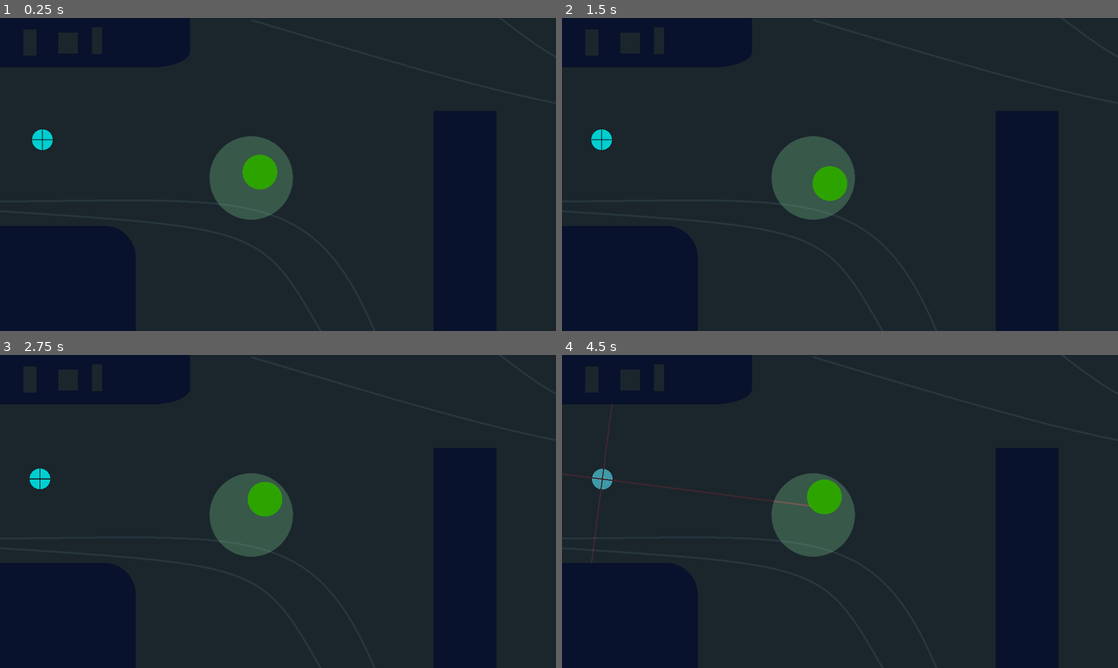
Above: before the commit, frames 1-4 (two rows, left to right).
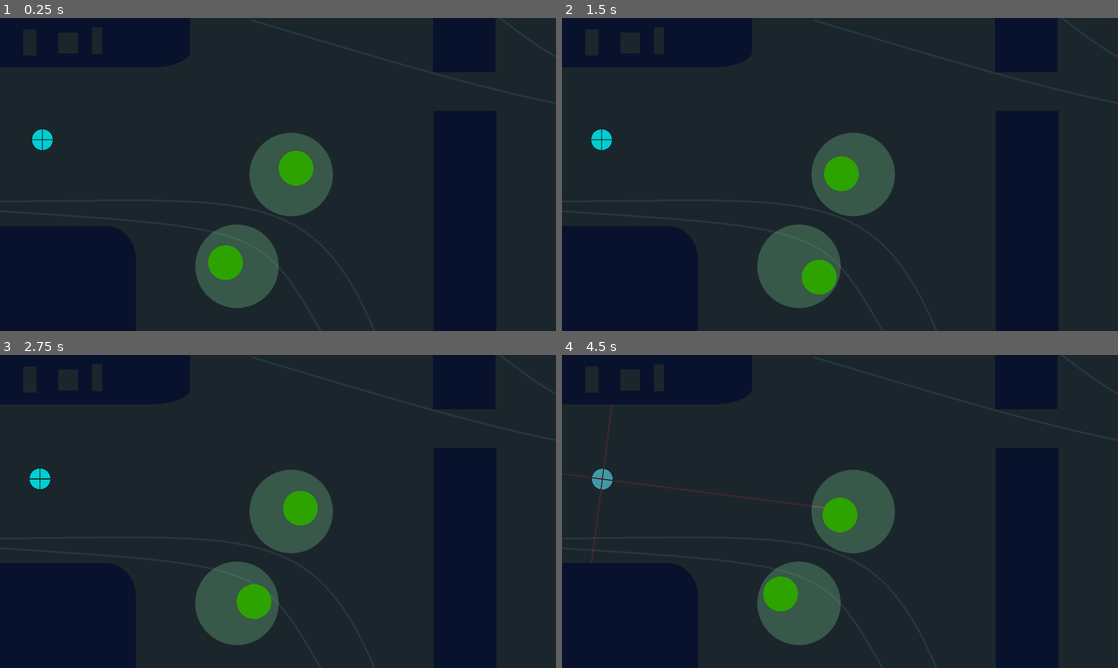
Above: after the commit, the same moments.

Repository: AkspertLemon/youAreAWeapon
Game: Godot game, scene res://levels/level_1.tscn
Two runs of this game, one before a commit and one after it. Both use one fixed random seed, a clock stepped at 60 frames per second and the inputs below.
Inputs:
- Up to frame 1 (0.25 s): no input
- Up to frame 2 (1.5 s): tap A (move_a) at 0.6 s; tap D (move_d) at 1.35 s
- Up to frame 3 (2.75 s): tap S (move_s) at 2.1 s
- Up to frame 4 (4.5 s): tap W (move_w) at 2.85 s; tap E (rot_e) at 3.6 s; tap Q (rot_q) at 4.35 s

The runs differ from the first frame. In frame 1, 7.5% of the frame differs, in the area x 35-60%, y 36-93%; in frame 2, 7.4%; in frame 3, 7.5%; in frame 4, 7.6%.

Commit message:
Making menu
Added visual buttons with no functionality
Added menu scrolling background

Diff:
--- /dev/null
+++ b/Menus/MainMenu.tscn
@@ -0,0 +1,130 @@
+[gd_scene load_steps=7 format=3 uid="uid://o6okcvuglucl"]
+
+[ext_resource type="Texture2D" uid="uid://cgquljdgmxpks" path="res://Assets/City Bg/1.png" id="1_3rt0a"]
+[ext_resource type="Texture2D" uid="uid://cb258qv2r6ibc" path="res://Assets/City Bg/2.png" id="2_5jxi7"]
+[ext_resource type="Texture2D" uid="uid://b7o84w81e788x" path="res://Assets/City Bg/3.png" id="3_sx8i5"]
+[ext_resource type="Texture2D" uid="uid://d2i75fi1i2iob" path="res://Assets/City Bg/4.png" id="4_gayqu"]
+[ext_resource type="Texture2D" uid="uid://bpqctfrunwei3" path="res://Assets/City Bg/5.png" id="5_pp780"]
+[ext_resource type="Theme" uid="uid://ccijbwjqi8i2p" path="res://Menus/menutheme.tres" id="6_2ga68"]
+
+[node name="Control" type="Control"]
+layout_mode = 3
+anchors_preset = 15
+anchor_right = 1.0
+anchor_bottom = 1.0
+grow_horizontal = 2
+grow_vertical = 2
+
+[node name="Node2D" type="Node2D" parent="."]
+position = Vector2(-6, 9.53674e-07)
+scale = Vector2(2.78214, 2.78214)
+
+[node name="Sky" type="Parallax2D" parent="Node2D"]
+repeat_size = Vector2(100, 0)
+autoscroll = Vector2(10, 0)
+ignore_camera_scroll = true
+
+[node name="1" type="Sprite2D" parent="Node2D/Sky"]
+texture_filter = 1
+position = Vector2(290, 162)
+texture = ExtResource("1_3rt0a")
+
+[node name="Bulidings1" type="Parallax2D" parent="Node2D"]
+repeat_size = Vector2(500, 1)
+autoscroll = Vector2(20, 0)
+ignore_camera_scroll = true
+
+[node name="2" type="Sprite2D" parent="Node2D/Bulidings1"]
+texture_filter = 1
+position = Vector2(290, 162)
+texture = ExtResource("2_5jxi7")
+
+[node name="Buildings2" type="Parallax2D" parent="Node2D"]
+repeat_size = Vector2(500, 1)
+autoscroll = Vector2(30, 0)
+ignore_camera_scroll = true
+
+[node name="3" type="Sprite2D" parent="Node2D/Buildings2"]
+texture_filter = 1
+position = Vector2(290, 162)
+texture = ExtResource("3_sx8i5")
+
+[node name="Buildings3" type="Parallax2D" parent="Node2D"]
+repeat_size = Vector2(500, 1)
+autoscroll = Vector2(40, 0)
+ignore_camera_scroll = true
+
+[node name="4" type="Sprite2D" parent="Node2D/Buildings3"]
+texture_filter = 1
+position = Vector2(290, 162)
+texture = ExtResource("4_gayqu")
+
+[node name="Buildings4" type="Parallax2D" parent="Node2D"]
+repeat_size = Vector2(500, 1)
+autoscroll = Vector2(50, 0)
+ignore_camera_scroll = true
+
+[node name="5" type="Sprite2D" parent="Node2D/Buildings4"]
+texture_filter = 1
+position = Vector2(290, 162.465)
+texture = ExtResource("5_pp780")
+
+[node name="Play" type="Button" parent="."]
+layout_mode = 1
+anchors_preset = 8
+anchor_left = 0.5
+anchor_top = 0.5
+anchor_right = 0.5
+anchor_bottom = 0.5
+offset_left = -609.0
+offset_top = -219.0
+offset_right = -360.0
+offset_bottom = -144.0
+grow_horizontal = 2
+grow_vertical = 2
+theme = ExtResource("6_2ga68")
+theme_override_font_sizes/font_size = 40
+text = "Play"
+
+[node name="Settings" type="Button" parent="."]
+layout_mode = 1
+anchors_preset = 8
+anchor_left = 0.5
+anchor_top = 0.5
+anchor_right = 0.5
+anchor_bottom = 0.5
+offset_left = -609.0
+offset_top = -132.0
+offset_right = -360.0
+offset_bottom = -57.0
+grow_horizontal = 2
+grow_vertical = 2
+theme = ExtResource("6_2ga68")
+theme_override_font_sizes/font_size = 40
+text = "Settings"
+
+[node name="Credits" type="Button" parent="."]
+layout_mode = 1
+anchors_preset = 8
+anchor_left = 0.5
+anchor_top = 0.5
+anchor_right = 0.5
+anchor_bottom = 0.5
+offset_left = -609.0
+offset_top = -44.0
+offset_right = -360.0
+offset_bottom = 31.0
+grow_horizontal = 2
+grow_vertical = 2
+theme = ExtResource("6_2ga68")
+theme_override_font_sizes/font_size = 40
+text = "Credits"
+
+[node name="GameName" type="Label" parent="."]
+layout_mode = 0
+offset_left = 286.0
+offset_top = 100.0
+offset_right = 865.0
+offset_bottom = 169.0
+theme_override_font_sizes/font_size = 50
+text = "This Game need a name"
--- /dev/null
+++ b/Menus/menutheme.tres
@@ -0,0 +1,45 @@
+[gd_resource type="Theme" load_steps=4 format=3 uid="uid://ccijbwjqi8i2p"]
+
+[sub_resource type="StyleBoxFlat" id="StyleBoxFlat_d8qf7"]
+bg_color = Color(0.413816, 0.734332, 0.940289, 1)
+border_width_left = 2
+border_width_top = 2
+border_width_right = 2
+border_width_bottom = 20
+border_color = Color(0.0612555, 0.263331, 0.377139, 1)
+corner_radius_top_left = 20
+corner_radius_top_right = 20
+corner_radius_bottom_right = 20
+corner_radius_bottom_left = 20
+corner_detail = 2
+
+[sub_resource type="StyleBoxFlat" id="StyleBoxFlat_asnux"]
+bg_color = Color(0.107567, 0.384651, 0.541207, 1)
+border_width_left = 2
+border_width_top = 2
+border_width_right = 2
+border_width_bottom = 20
+border_color = Color(0.0612555, 0.263331, 0.377139, 1)
+corner_radius_top_left = 20
+corner_radius_top_right = 20
+corner_radius_bottom_right = 20
+corner_radius_bottom_left = 20
+corner_detail = 2
+
+[sub_resource type="StyleBoxFlat" id="StyleBoxFlat_j5hwr"]
+bg_color = Color(0.413816, 0.734332, 0.940289, 1)
+border_width_left = 2
+border_width_top = 2
+border_width_right = 2
+border_width_bottom = 5
+border_color = Color(0.0612555, 0.263331, 0.377139, 1)
+corner_radius_top_left = 20
+corner_radius_top_right = 20
+corner_radius_bottom_right = 20
+corner_radius_bottom_left = 20
+corner_detail = 2
+
+[resource]
+Button/styles/hover = SubResource("StyleBoxFlat_d8qf7")
+Button/styles/normal = SubResource("StyleBoxFlat_asnux")
+Button/styles/pressed = SubResource("StyleBoxFlat_j5hwr")
--- a/Scenes/tri_projectile.tscn
+++ b/Scenes/tri_projectile.tscn
@@ -1,7 +1,11 @@
-[gd_scene load_steps=3 format=3 uid="uid://cjdwh8wwctkk7"]
+[gd_scene load_steps=4 format=3 uid="uid://cjdwh8wwctkk7"]
 
 [ext_resource type="Texture2D" uid="uid://bdcjib8mr0drr" path="res://Assets/ProjectileTriangle.png" id="1_tndwv"]
 [ext_resource type="Script" path="res://Scripts/tri_projectile.gd" id="2_ytb40"]
+
+[sub_resource type="Gradient" id="Gradient_7l4iy"]
+offsets = PackedFloat32Array(0.579365, 1)
+colors = PackedColorArray(0.862745, 0.0784314, 0.235294, 1, 1, 1, 1, 0)
 
 [node name="tri_projectile" type="CharacterBody2D"]
 scale = Vector2(0.18, 0.18)
@@ -14,8 +18,11 @@
 polygon = PackedVector2Array(-64, 63, 63, 64, -1, -64)
 disabled = true
 
-[node name="Timer" type="Timer" parent="."]
+[node name="Life" type="Timer" parent="."]
 wait_time = 5.0
+autostart = true
+
+[node name="Grace" type="Timer" parent="."]
 autostart = true
 
 [node name="Area2D" type="Area2D" parent="." groups=["Projectiles"]]
@@ -23,4 +30,23 @@
 [node name="CollisionPolygon2D" type="CollisionPolygon2D" parent="Area2D"]
 polygon = PackedVector2Array(-64, 63, 63, 64, -1, -64)
 
-[connection signal="timeout" from="Timer" to="." method="_on_life_timeout"]
+[node name="explosion" type="CPUParticles2D" parent="."]
+position = Vector2(-3.8147e-06, 22.2222)
+emitting = false
+one_shot = true
+explosiveness = 0.9
+direction = Vector2(0, 1)
+spread = 35.0
+gravity = Vector2(0, 0)
+initial_velocity_min = 200.0
+initial_velocity_max = 600.0
+angular_velocity_min = -100.0
+angular_velocity_max = 100.0
+scale_amount_min = 4.0
+scale_amount_max = 5.0
+color = Color(0.862745, 0.0784314, 0.235294, 1)
+color_ramp = SubResource("Gradient_7l4iy")
+
+[connection signal="timeout" from="Life" to="." method="_on_life_timeout"]
+[connection signal="timeout" from="Grace" to="." method="_on_life_timeout"]
+[connection signal="body_entered" from="Area2D" to="." method="_on_area_2d_body_entered"]
--- a/Scripts/stabillizer.gd
+++ b/Scripts/stabillizer.gd
@@ -15,7 +15,7 @@
 func _on_area_entered(area: Area2D) -> void:
 	$randMov.stop()
 	$life.start()
-	area.get_parent().queue_free()
+	area.get_parent().kill() #The projectile has a kill function that displays particles and queues frees
 	$ExplosionParticles.position=$CollisionShape2D.position
 	$CollisionShape2D.queue_free()
 	$ExplosionParticles.restart()
--- a/Scripts/tri_projectile.gd
+++ b/Scripts/tri_projectile.gd
@@ -13,4 +13,11 @@
 	velocity=Vector2(0,-SPEED).rotated(dir)
 	move_and_slide()
 func _on_life_timeout() -> void:
-	queue_free()
+	kill()
+
+func _on_area_2d_body_entered(body: Node2D) -> void:
+	if not body.is_in_group("Player"):
+		kill()
+
+func kill():
+	$explosion.emitting=true
--- a/levels/level_1.tscn
+++ b/levels/level_1.tscn
@@ -1,10 +1,21 @@
-[gd_scene load_steps=14 format=3 uid="uid://i8jl0htl0sbk"]
+[gd_scene load_steps=15 format=3 uid="uid://i8jl0htl0sbk"]
 
 [ext_resource type="PackedScene" uid="uid://1045u2o5op2" path="res://Player/bomb_player.tscn" id="1_0u1fr"]
 [ext_resource type="Texture2D" uid="uid://dprrwoehhhxay" path="res://Assets/level_1_wip.png" id="1_ug2pv"]
-[ext_resource type="PackedScene" uid="uid://bvwuk2wv4ig65" path="res://Scenes/level_finish.tscn" id="2_3pdo8"]
 [ext_resource type="Script" path="res://Scripts/camera_2d.gd" id="3_2atyg"]
 [ext_resource type="PackedScene" uid="uid://cqyialgd2eca8" path="res://Scenes/stabillizer.tscn" id="5_fqgpo"]
+
+[sub_resource type="OccluderPolygon2D" id="OccluderPolygon2D_dn0fq"]
+polygon = PackedVector2Array(2, 597, 313, 600, 365, 625, 389, 671, 392, 899, 1, 899)
+
+[sub_resource type="OccluderPolygon2D" id="OccluderPolygon2D_yhij8"]
+polygon = PackedVector2Array(179, -1, -2, -1, -1, 630, 182, 630)
+
+[sub_resource type="OccluderPolygon2D" id="OccluderPolygon2D_uirpd"]
+polygon = PackedVector2Array(1, 140, 456, 141, 518, 127, 546, 100, 547, 0, 0, 0)
+
+[sub_resource type="OccluderPolygon2D" id="OccluderPolygon2D_o3ncs"]
+polygon = PackedVector2Array(1247, -1, 1247, 156, 1426, 156, 1426, 0)
 
 [sub_resource type="WorldBoundaryShape2D" id="WorldBoundaryShape2D_hi5hd"]
 
@@ -18,17 +29,10 @@
 [sub_resource type="RectangleShape2D" id="RectangleShape2D_6sfuw"]
 size = Vector2(364, 218)
 
-[sub_resource type="RectangleShape2D" id="RectangleShape2D_exc6e"]
-size = Vector2(546, 104)
+[sub_resource type="RectangleShape2D" id="RectangleShape2D_wdjy5"]
+size = Vector2(178, 157)
 
-[sub_resource type="OccluderPolygon2D" id="OccluderPolygon2D_dn0fq"]
-polygon = PackedVector2Array(2, 597, 313, 600, 365, 625, 389, 671, 392, 899, 1, 899)
-
-[sub_resource type="OccluderPolygon2D" id="OccluderPolygon2D_yhij8"]
-polygon = PackedVector2Array(179, -1, -2, -1, -1, 630, 182, 630)
-
-[sub_resource type="OccluderPolygon2D" id="OccluderPolygon2D_uirpd"]
-polygon = PackedVector2Array(1, 140, 456, 141, 518, 127, 546, 100, 547, 0, 0, 0)
+[sub_resource type="BoxMesh" id="BoxMesh_6u365"]
 
 [node name="level_1" type="Node2D"]
 
@@ -52,11 +56,22 @@
 position_smoothing_enabled = true
 script = ExtResource("3_2atyg")
 
-[node name="Level_Finish" parent="." instance=ExtResource("2_3pdo8")]
-position = Vector2(3020, 409)
+[node name="Shadows" type="Node2D" parent="."]
+
+[node name="LightOccluder2D" type="LightOccluder2D" parent="Shadows"]
+occluder = SubResource("OccluderPolygon2D_dn0fq")
+
+[node name="LightOccluder2D2" type="LightOccluder2D" parent="Shadows"]
+position = Vector2(1249, 268)
+occluder = SubResource("OccluderPolygon2D_yhij8")
+
+[node name="LightOccluder2D3" type="LightOccluder2D" parent="Shadows"]
+occluder = SubResource("OccluderPolygon2D_uirpd")
+
+[node name="LightOccluder2D4" type="LightOccluder2D" parent="Shadows"]
+occluder = SubResource("OccluderPolygon2D_o3ncs")
 
 [node name="levelColliders" type="Node2D" parent="."]
-visible = false
 
 [node name="StaticBody2D" type="StaticBody2D" parent="levelColliders"]
 
@@ -88,27 +103,30 @@
 position = Vector2(206, 789)
 shape = SubResource("RectangleShape2D_6sfuw")
 
-[node name="CollisionShape2D7" type="CollisionShape2D" parent="levelColliders/StaticBody2D"]
-position = Vector2(274, 52)
-shape = SubResource("RectangleShape2D_exc6e")
+[node name="CollisionShape2D8" type="CollisionShape2D" parent="levelColliders/StaticBody2D"]
+position = Vector2(1336, 77)
+shape = SubResource("RectangleShape2D_wdjy5")
+
+[node name="CollisionPolygon2D" type="CollisionPolygon2D" parent="levelColliders/StaticBody2D"]
+polygon = PackedVector2Array(544, 2, 546, 97, 521, 124, 471, 138, 1, 141, 0, 2)
 
 [node name="Stabillizer" parent="." instance=ExtResource("5_fqgpo")]
-position = Vector2(723, 460)
+position = Vector2(1754, 694)
 
 [node name="Stabillizer2" parent="." instance=ExtResource("5_fqgpo")]
-position = Vector2(1793, 258)
+position = Vector2(1874, 402)
 
 [node name="Stabillizer3" parent="." instance=ExtResource("5_fqgpo")]
-position = Vector2(2157, 537)
+position = Vector2(838, 450)
 
-[node name="Shadows" type="Node2D" parent="."]
+[node name="Stabillizer4" parent="." instance=ExtResource("5_fqgpo")]
+position = Vector2(682, 714)
 
-[node name="LightOccluder2D" type="LightOccluder2D" parent="Shadows"]
-occluder = SubResource("OccluderPolygon2D_dn0fq")
+[node name="Stabillizer5" parent="." instance=ExtResource("5_fqgpo")]
+position = Vector2(2052, 760)
 
-[node name="LightOccluder2D2" type="LightOccluder2D" parent="Shadows"]
-position = Vector2(1249, 268)
-occluder = SubResource("OccluderPolygon2D_yhij8")
-
-[node name="LightOccluder2D3" type="LightOccluder2D" parent="Shadows"]
-occluder = SubResource("OccluderPolygon2D_uirpd")
+[node name="MeshInstance2D" type="MeshInstance2D" parent="."]
+self_modulate = Color(0.0352941, 0.0705882, 0.172549, 1)
+position = Vector2(1336, 66)
+scale = Vector2(180, 180)
+mesh = SubResource("BoxMesh_6u365")
Binary file added: Assets/City Bg/1.png
Not shown, added: Assets/City Bg/1.png.import
Binary file added: Assets/City Bg/2.png
Not shown, added: Assets/City Bg/2.png.import
Binary file added: Assets/City Bg/3.png
Not shown, added: Assets/City Bg/3.png.import
Binary file added: Assets/City Bg/4.png
Not shown, added: Assets/City Bg/4.png.import
Binary file added: Assets/City Bg/5.png
Not shown, added: Assets/City Bg/5.png.import
